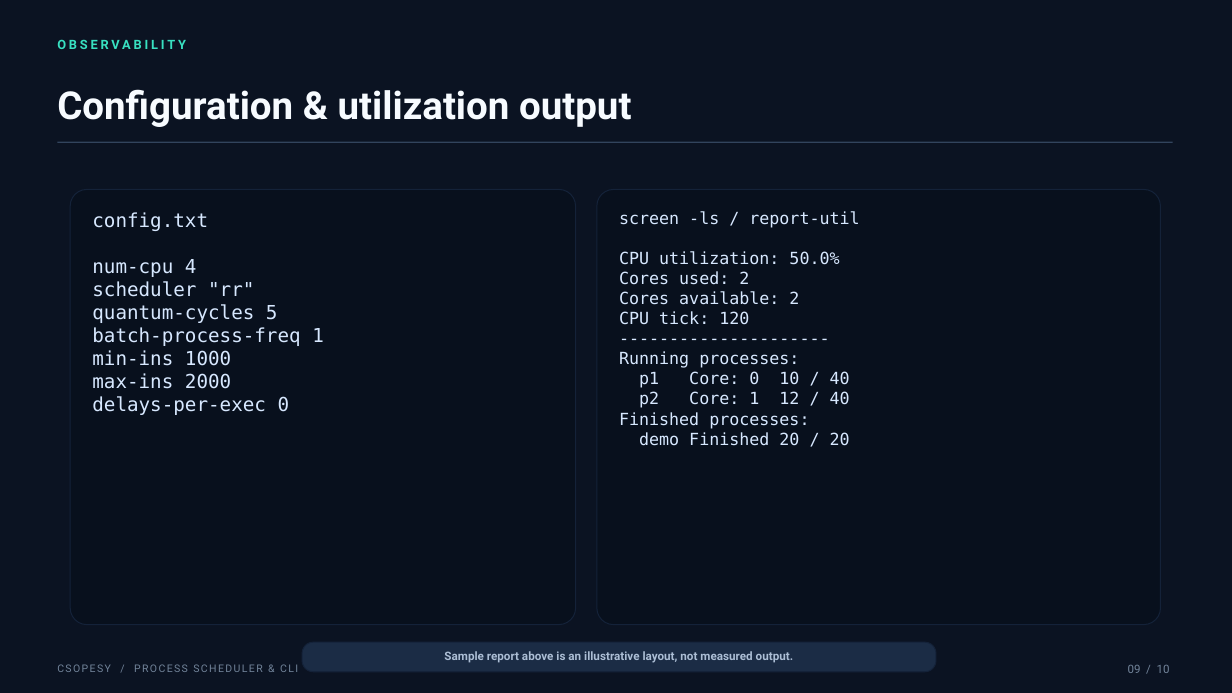
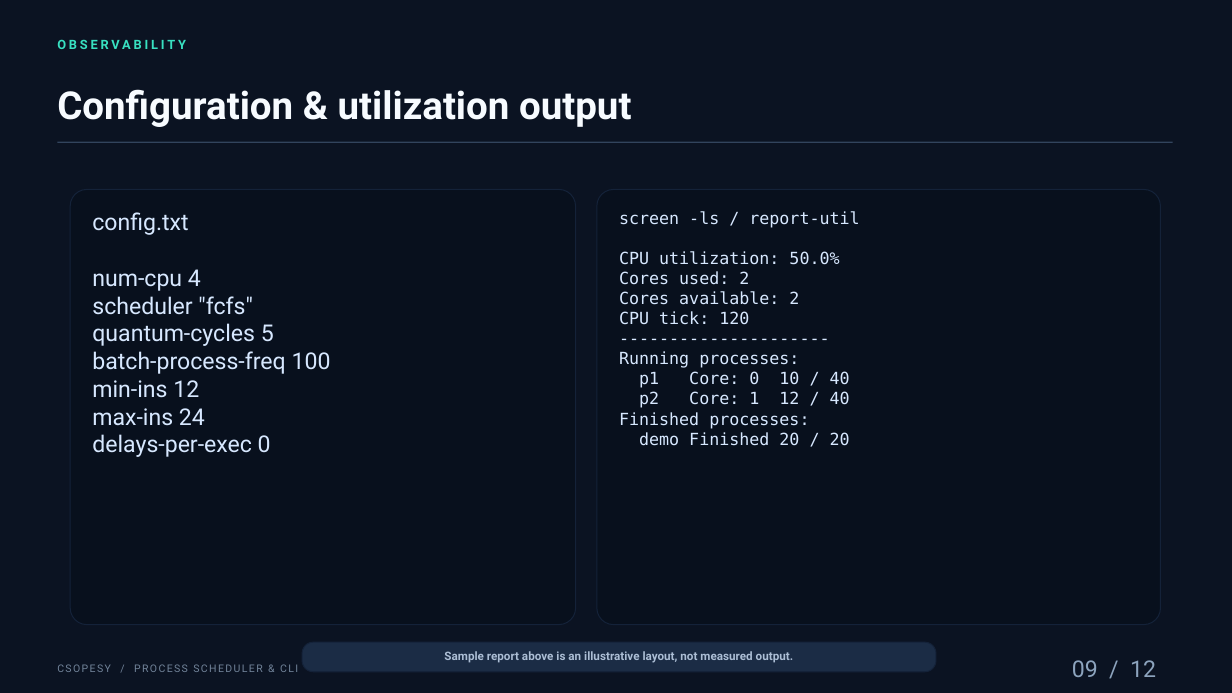
Before and after one commit to mysteriouskimsajaang/Process-Scheduler-CLI, a slide deck: slide 9 of Technical_Report.pptx. Drawn at 1232x693 pixels with LibreOffice and Linux fonts; fonts in the diff are those of the drawing. Boxes give left, top, right and bottom in pixels: in the first picture for what was removed or moved away, otherwise in the second. Text is boxed around its words. In the diff, an @@ line names an element or a change of style, - is before the commit and + after.

```diff
--- a/Technical_Report.pptx
+++ b/Technical_Report.pptx
@@ text at [92,212,274,457]: size 15 to 18 pt, font DejaVu Sans Mono to Roboto in "config.txt", "num-cpu 4", "quantum-cycles 5", "delays-per-exec 0" @@
@@ text at [92,296,253,315]: text changed; size 15 to 18 pt; font DejaVu Sans Mono to Roboto @@
-scheduler "rr"
+scheduler "fcfs"
@@ text at [92,351,331,426]: text changed; size 15 to 18 pt; font DejaVu Sans Mono to Roboto @@
-batch-process-freq 1
-min-ins 1000
-max-ins 2000
+batch-process-freq 100
+min-ins 12
+max-ins 24
@@ text at [1072,660,1156,677]: text changed; size 9 to 18 pt; text colour #718399 to #8DA4BE @@
-09 / 10
+09 / 12
```
Also in this commit, not shown: 9 other slides changed, 2 slides added.
